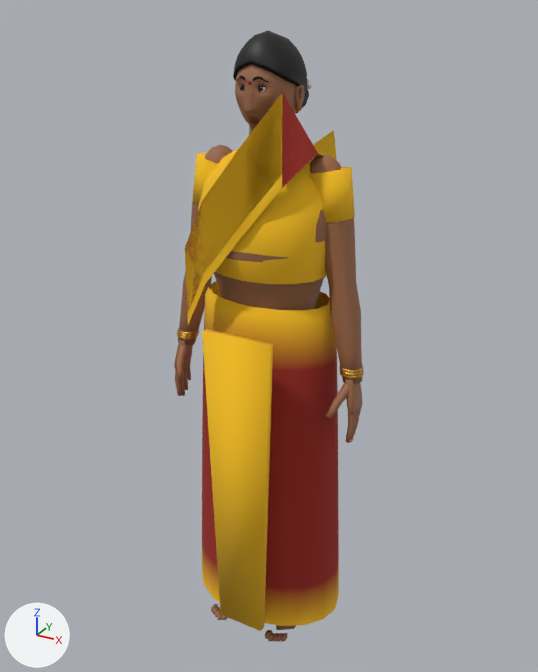
The glTF model public/assets/models/characters/CHR_NPC_Valli.glb: old version first, new version second.
Camera for both pictures: a 50 mm camera at (0.854, -1.557, 1.657) aimed at (-0.009, 0.013, 0.872). The axes (+X, +Y, +Z) are drawn at lower left. The lights are the same throughout. The first picture is the older version. Vertices at exactly the same position are counted once.

Objects in the first picture: 'CHR_NPC_Valli_Mesh'.
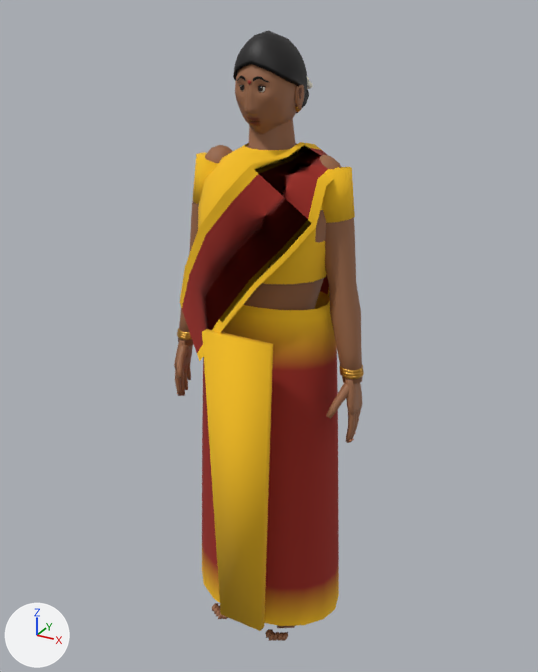
Where the change shows, as pixel boxes (x1, y1, x2, y2) in the pictures (538 x 672 px; the box of a moved part takes in the faces that stretch with it):
'CHR_NPC_Valli_Mesh', reshaped
    before: (174, 30, 364, 642)
    after: (174, 30, 364, 641)
part 1 of me_chr_npc_valli_mesh, rebuilt
    before: (187, 154, 322, 324)
    after: (180, 142, 341, 361)
part 2 of me_chr_npc_valli_mesh, moved or reshaped
    before: (185, 85, 337, 325)
    after: (240, 86, 266, 92)
part 3 of me_chr_npc_valli_mesh, moved or reshaped
    before: (211, 604, 284, 642)
    after: (212, 603, 285, 641)

Edits to the bpy script that builds the scene:
```text
Change me_chr_npc_valli_mesh:
    used by ob_chr_npc_valli_mesh; location = (0.0, 0.0, 0.0)
    remove me_chr_npc_valli_mesh.from_pydata(...)  # 4611 vertices, 8792 faces; spans x -0.27..0.27, y -0.2..0.15, z -0.01..1.61
    add me_chr_npc_valli_mesh.from_pydata(...)  # 4623 vertices, 8876 faces; spans x -0.27..0.27, y -0.2..0.17, z -0.01..1.61
    me_chr_npc_valli_mesh part 1: the loose piece of 18 vertices spanning x -0.15..0.14, y -0.17..0.15, z 0.79..1.36 is rebuilt with 48 vertices and now spans x -0.22..0.19, y -0.2..0.17, z 0.79..1.38
    me_chr_npc_valli_mesh part 2: 27 vertices moved within x -0.03..0.03, y -0.08..-0.06, z 1.49..1.51; 34 vertices removed from x -0.15..0.14, y -0.17..0.14, z 0.79..1.51; 16 vertices added at x -0.02..0.03, y -0.08..-0.06, z 1.49..1.51
    me_chr_npc_valli_mesh part 3: 14 vertices moved from x -0.12..0.11, y -0.14..0.04, z 0.01..0.04 to x -0.12..0.11, y -0.14..0.03, z 0.01..0.04; 9 vertices removed from x -0.12..0.11, y -0.15..-0.14, z 0.01..0.02; 9 vertices added at x -0.12..0.11, y -0.14..-0.12, z 0.01..0.02
```
